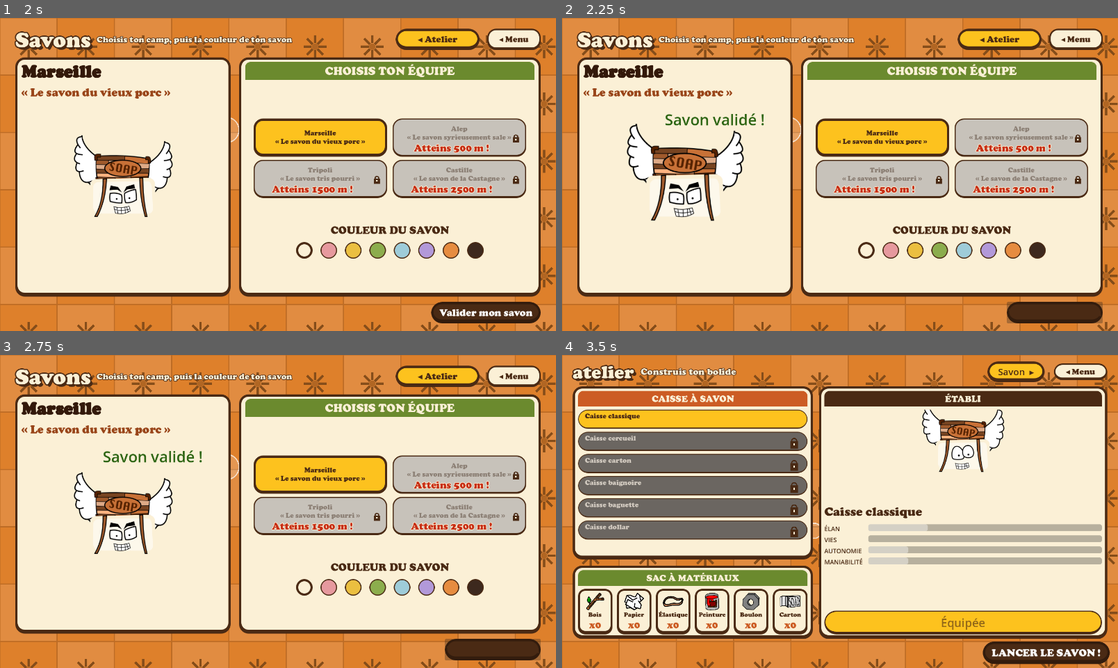
Above: before the commit, frames 1-4 (two rows, left to right).
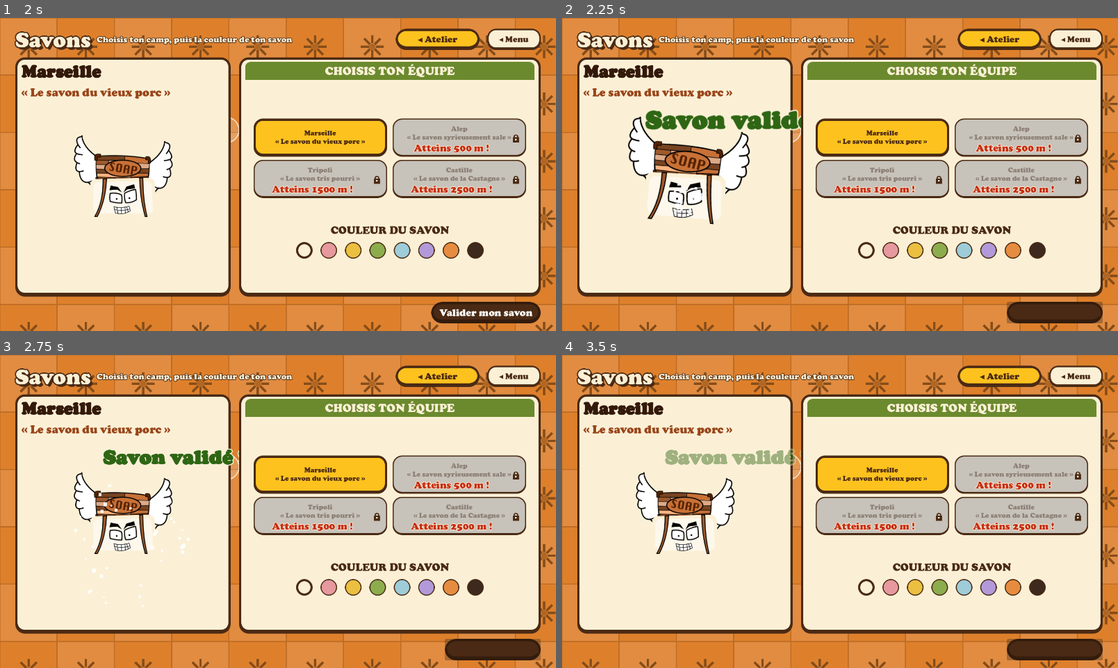
Above: after the commit, the same moments.

Repository: atostivint/LesAilesEtLaCaisse
Game: Godot game, scene res://Mathilde/main_menu.tscn
The game is run twice, just before and just after one commit, with the same random seed, the same clock (stepped at 60 frames per second) and the same inputs. Sound files missing from this copy of the repository are replaced by a short silence.
Inputs (mouse positions are in pixels of both pictures, inside the frame that each line leads up to):
- Up to frame 1 (2 s): click "Nouvelle partie" at 0.5 s; click "Nouvelle partie" at 1.25 s
- Up to frame 2 (2.25 s): click "Valider mon savon" at 2 s
- Up to frame 3 (2.75 s): no input
- Up to frame 4 (3.5 s): move the mouse to (962, 495) at 2.77 s; hold Space (thrust) from 2.78 s (still down); click (962, 495) at 2.92 s

Frame 1 is identical in both runs. In frame 2, 3.5% of the frame differs, in the area x 11-43%, y 29-66%; in frame 3, 1.0%; in frame 4, 58%, in the area x 1-99%, y 2-99%.

Commit message:
Écran des savons : animation de validation (rebond, balancement, bulles, message)
Co-Authored-By: Claude Haiku 5.5 <noreply@anthropic.com>

Diff:
--- a/scripts/equipes.gd
+++ b/scripts/equipes.gd
@@ -169,7 +169,8 @@
 
 
 func _on_valider() -> void:
-	## Enregistre l'équipe, fait « rebondir » le savon avec un message, puis revient à l'atelier.
+	## Enregistre l'équipe, puis une petite fête : le savon rebondit et tourne, des bulles éclatent autour,
+	## le message « Savon validé ! » fait son apparition, puis on revient à l'atelier.
 	if _valide:
 		return
 	_valide = true
@@ -178,17 +179,48 @@
 	var message := Label.new()
 	message.text = "Savon validé !"
 	message.add_theme_color_override("font_color", Color(0.18, 0.4, 0.08, 1))
-	message.add_theme_font_size_override("font_size", 40)
+	message.add_theme_color_override("font_outline_color", CREME)
+	message.add_theme_constant_override("outline_size", 10)
+	message.add_theme_font_size_override("font_size", 52)
+	message.add_theme_font_override("font", nom_label.get_theme_font("font"))
 	message.set_anchors_and_offsets_preset(Control.PRESET_CENTER_TOP)
 	message.offset_top = 16.0
 	message.mouse_filter = Control.MOUSE_FILTER_IGNORE
 	zone.add_child(message)
+	message.pivot_offset = message.get_minimum_size() * 0.5
+	message.scale = Vector2.ZERO
+	var t := create_tween()
+	t.tween_property(message, "scale", Vector2.ONE * 1.2, 0.25).set_trans(Tween.TRANS_BACK).set_ease(Tween.EASE_OUT)
+	t.tween_property(message, "scale", Vector2.ONE, 0.12)
+	t.tween_interval(0.9)
+	t.tween_property(message, "modulate:a", 0.0, 0.3)
+	# Le savon : rebond, puis balancement qui s'éteint
 	var k: float = savon.scale.x
-	var tween := create_tween()
-	tween.tween_property(savon, "scale", Vector2(k * 1.2, k * 1.2), 0.2)
-	tween.tween_property(savon, "scale", Vector2(k * 0.95, k * 0.95), 0.1)
-	tween.tween_property(savon, "scale", Vector2(k, k), 0.1)
-	await get_tree().create_timer(0.9).timeout
+	var rebond := create_tween()
+	rebond.tween_property(savon, "scale", Vector2(k * 1.25, k * 1.25), 0.18).set_trans(Tween.TRANS_BACK).set_ease(Tween.EASE_OUT)
+	rebond.tween_property(savon, "scale", Vector2(k * 0.92, k * 0.92), 0.1)
+	rebond.tween_property(savon, "scale", Vector2(k, k), 0.15)
+	var balancement := create_tween()
+	for angle in [0.14, -0.14, 0.09, -0.09, 0.0]:
+		balancement.tween_property(savon, "rotation", angle, 0.14).set_trans(Tween.TRANS_SINE)
+	# Bulles qui éclatent autour du savon
+	var bulles := CPUParticles2D.new()
+	bulles.one_shot = true
+	bulles.explosiveness = 0.9
+	bulles.amount = 40
+	bulles.lifetime = 1.0
+	bulles.position = savon.position
+	bulles.direction = Vector2(0, -1)
+	bulles.spread = 180.0
+	bulles.initial_velocity_min = 120.0
+	bulles.initial_velocity_max = 260.0
+	bulles.gravity = Vector2(0, 120)
+	bulles.scale_amount_min = 4.0
+	bulles.scale_amount_max = 10.0
+	bulles.color = Color(1, 1, 1, 0.85)
+	savon.get_parent().add_child(bulles)
+	bulles.emitting = true
+	await get_tree().create_timer(1.5).timeout
 	get_tree().change_scene_to_file(ATELIER)
 
 
